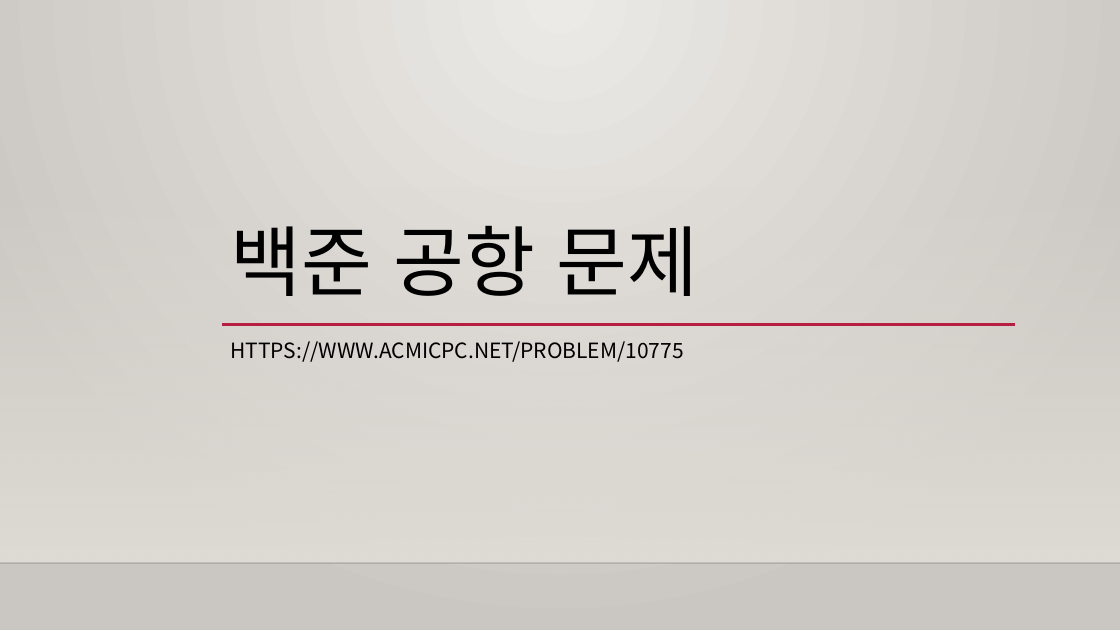
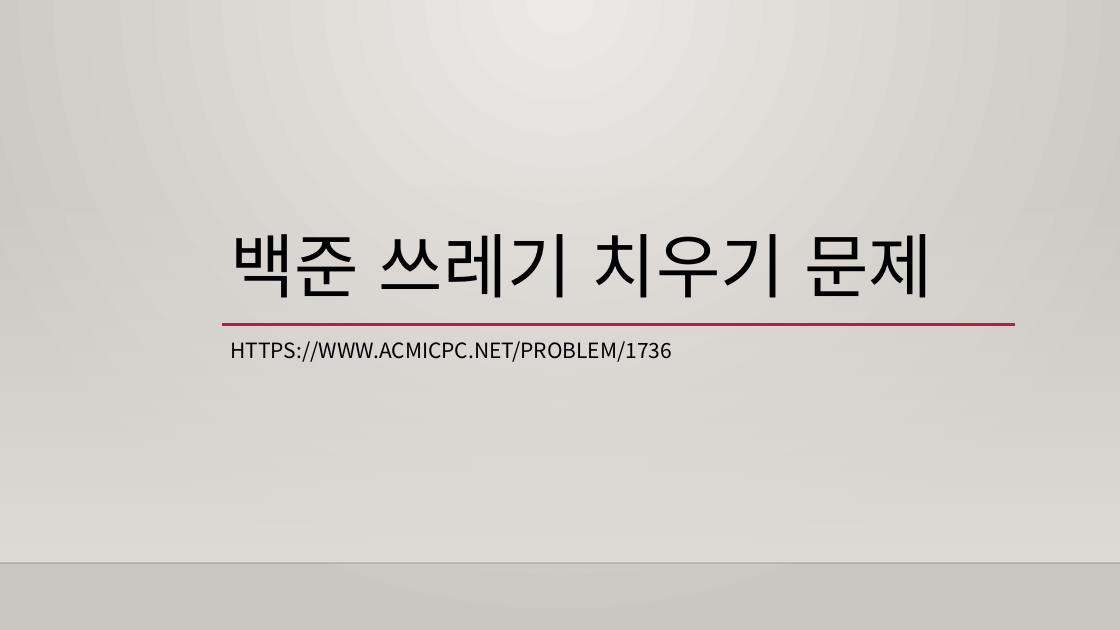
Before and after one commit to DMJester/PrivateStudy, a slide deck: slide 1 of Greedy/1736/1736.pptx. Drawn at 1120x630 pixels with LibreOffice and Linux fonts; fonts in the diff are those of the drawing; background and template pictures are left out. Boxes give left, top, right and bottom in pixels: in the first picture for what was removed or moved away, otherwise in the second. Text is boxed around its words. In the diff, an @@ line names an element or a change of style, - is before the commit and + after.

Commit message:
백준 쓰레기 치우기 문제 소스 & 발표 자료 추가

```diff
--- a/Greedy/1736/1736.pptx
+++ b/Greedy/1736/1736.pptx
@@ title at [231, 234, 934, 298]: text changed; size 66 to 60 pt @@
-백준 공항 문제
+백준 쓰레기 치우기 문제
@@ subtitle at [231, 341, 673, 362]: text changed @@
-HTTPS://WWW.ACMICPC.NET/PROBLEM/10775
+HTTPS://WWW.ACMICPC.NET/PROBLEM/1736
```
Also in this commit, not shown: 5 other slides changed, 1 slide added, 8 slides removed, 2 other files.
